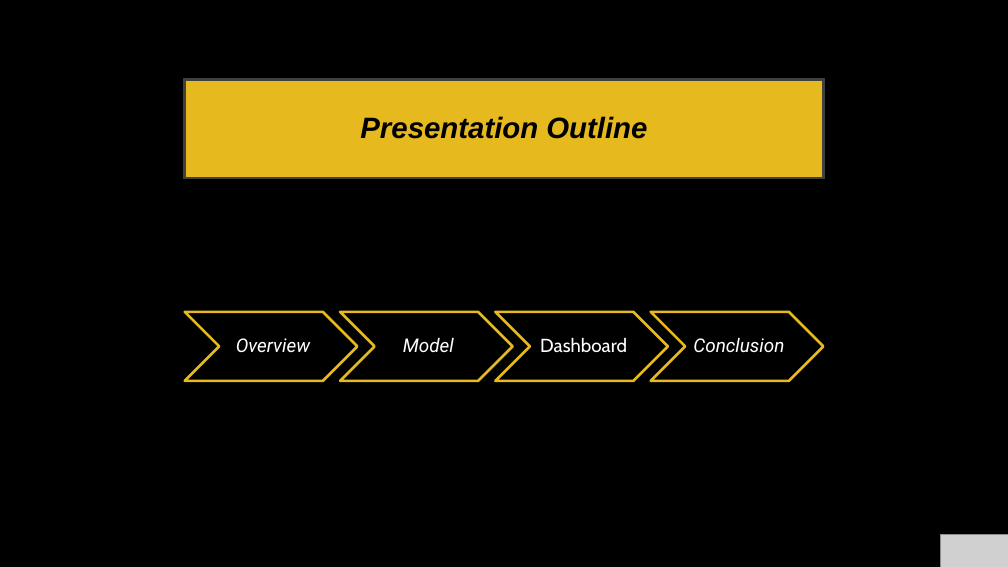
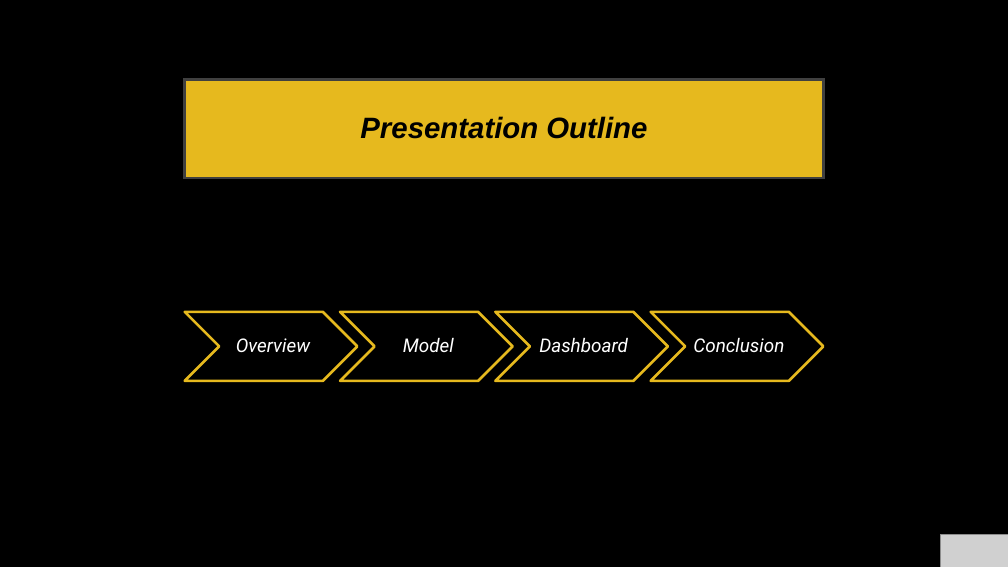
Before and after one commit to dimadnan/final_project, a slide deck: slide 2 of Final_Project.pptx. Drawn at 1008x567 pixels with LibreOffice and Linux fonts; fonts in the diff are those of the drawing; grey boxes stand for pictures. Boxes give left, top, right and bottom in pixels: in the first picture for what was removed or moved away, otherwise in the second. Text is boxed around its words. In the diff, an @@ line names an element or a change of style, - is before the commit and + after.

```diff
--- a/Final_Project.pptx
+++ b/Final_Project.pptx
@@ text "Dashboard" at [539,337,628,353]: font Cabin to Roboto, italic on @@
```
Also in this commit, not shown: 4 other slides changed, 1 slide added, 3 other files.
